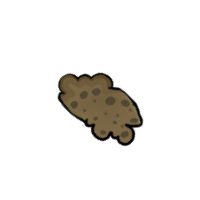
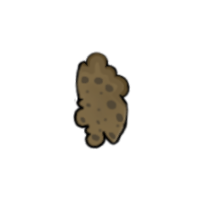
Two versions of the same layered image (w=200, h=200). Layer-by-layer changes:
renamed "Body" to "Shit.psd", painted on it over (56, 51, 144, 150)
